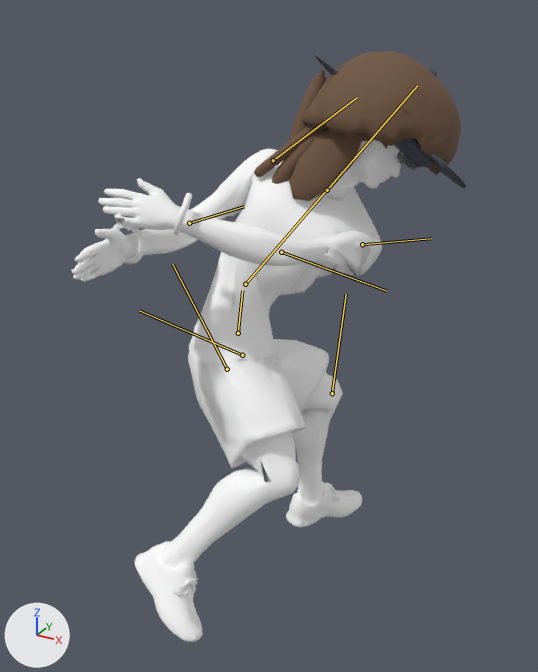
One commit to the glTF model art/blender/golfer-motion-r6.glb: the scene before it, then after it.
Before and after are seen from a 50 mm camera at (1.063, -1.748, 1.711) aimed at (0.113, -0.02, 0.847). Every picture has the same lights, and +X, +Y and +Z are marked at lower left. The older version comes first. Both versions are drawn at frame 12 of the action 'backhand_oi_left'; the numbers are the values there. The bones that change, and the others that lie on the model, are drawn over the model as lines.

Names of what the first picture shows: 'accessory_wristbandL', 'accessory_wristbandR', 'body', 'glasses_sport', 'hair_afro', 'hair_braids', 'hair_long', 'hair_ponytail', 'hair_wavy', 'headwear_backcap', 'headwear_beanie', 'headwear_bucket', 'headwear_cap', 'headwear_visor'.
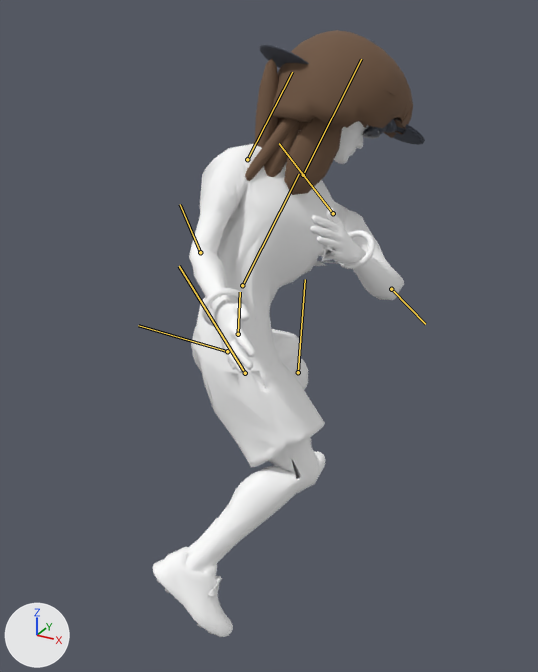
Changed parts and their boxes (x1, y1, x2, y2) in the pictures (538 x 672 px):
'body', posed
    before: (72, 139, 401, 642)
    after: (153, 121, 404, 637)
'hair_afro', posed (11% narrower, 13% shorter)
    before: (302, 51, 461, 175)
    after: (271, 30, 413, 138)
'hair_long', posed
    before: (272, 128, 388, 201)
    after: (264, 117, 367, 195)
'hair_ponytail', posed
    before: (288, 70, 326, 142)
    after: (255, 58, 278, 148)
'hair_braids', posed
    before: (254, 125, 322, 177)
    after: (245, 118, 298, 181)
'accessory_wristbandR', posed
    before: (113, 223, 145, 264)
    after: (202, 288, 247, 327)
'accessory_wristbandL', posed (90% wider, 7% shorter)
    before: (173, 193, 192, 235)
    after: (338, 230, 375, 269)
'headwear_backcap', posed (mostly hidden before)
    before: (314, 54, 338, 75)
    after: (259, 44, 309, 68)
'headwear_cap', posed
    before: (428, 154, 465, 188)
    after: (384, 126, 424, 145)
'headwear_beanie', posed (mostly hidden)
    before: (394, 65, 437, 168)
    after: (365, 39, 387, 134)
'headwear_bucket', posed
    before: (402, 139, 434, 168)
    after: (383, 119, 397, 133)
'glasses_sport', posed
    before: (397, 151, 418, 171)
    after: (362, 127, 381, 139)
'headwear_visor', posed (mostly hidden)
    before: (432, 153, 466, 187)
    after: (394, 118, 425, 141)
'glasses_round', posed (not visible before)
    after: (363, 127, 371, 137)
bone 'root', root to tip
    before: (238, 333) to (242, 290)
    after: (238, 334) to (240, 292)
bone 'hipL', root to tip
    before: (242, 355) to (139, 310)
    after: (227, 351) to (138, 325)
bone 'knL', root to tip
    before: (332, 393) to (346, 294)
    after: (298, 372) to (305, 279)
bone 'hipR', root to tip
    before: (227, 369) to (172, 264)
    after: (245, 373) to (179, 266)
bone 'spine', root to tip
    before: (245, 284) to (327, 189)
    after: (242, 285) to (299, 174)
bone 'head', root to tip
    before: (327, 190) to (417, 85)
    after: (303, 175) to (361, 59)
bone 'shL', root to tip
    before: (362, 244) to (431, 238)
    after: (333, 213) to (279, 143)
bone 'elL', root to tip
    before: (281, 252) to (387, 291)
    after: (391, 289) to (425, 324)
bone 'shR', root to tip
    before: (273, 160) to (357, 97)
    after: (247, 159) to (292, 72)
bone 'elR', root to tip
    before: (189, 223) to (244, 206)
    after: (200, 252) to (180, 204)

The change, as a list of edits to the scene's bpy script:
```text
Change bone_root:
    where bone_root = bpy.data.objects['ChainsRig'].pose.bones['root']
    bone_root.location: (0.0, -0.138, 0.0) -> (0.0, -0.141, 0.0)
    bone_root.rotation_quaternion: (0.798, -0.09, -0.592, 0.067) -> (0.929, -0.056, -0.366, 0.022)  # degrees (-38, -69, 37) -> degrees (-9, -43, 6)
Change bone_hipl:
    where bone_hipl = bpy.data.objects['ChainsRig'].pose.bones['hipL']  # child of 'root'
    bone_hipl.rotation_quaternion: (0.813, 0.512, 0.147, -0.234) -> (0.827, 0.523, 0.109, -0.172)  # degrees (61, 29, -15) -> degrees (63, 21, -11)
Change bone_knl:
    where bone_knl = bpy.data.objects['ChainsRig'].pose.bones['knL']  # child of 'hipL'
    bone_knl.rotation_quaternion: (0.855, -0.518, 0.0, 0.0) -> (0.877, -0.481, 0.0, 0.0)  # degrees (-62, 0, 0) -> degrees (-57, 0, 0)
Change bone_hipr:
    where bone_hipr = bpy.data.objects['ChainsRig'].pose.bones['hipR']  # child of 'root'
    bone_hipr.rotation_quaternion: (0.93, 0.338, -0.049, 0.135) -> (0.955, 0.266, -0.035, 0.124)  # degrees (39, -10, 13) -> degrees (30, -8, 13)
Change bone_spine:
    where bone_spine = bpy.data.objects['ChainsRig'].pose.bones['spine']  # child of 'root'
    bone_spine.rotation_quaternion: (0.657, -0.208, -0.693, 0.212) -> (0.762, -0.162, -0.606, 0.159)  # degrees (-95, -55, 95) -> degrees (-64, -61, 64)
Change bone_head:
    where bone_head = bpy.data.objects['ChainsRig'].pose.bones['head']  # child of 'spine'
    bone_head.rotation_quaternion: (0.749, 0.013, 0.663, 0.012) -> (0.796, 0.0, 0.605, 0.0)  # degrees (16, 83, 16) -> degrees (0, 74, 0)
Change bone_shl:
    where bone_shl = bpy.data.objects['ChainsRig'].pose.bones['shL']  # child of 'spine'
    bone_shl.rotation_quaternion: (0.431, 0.461, -0.725, -0.274) -> (0.741, 0.257, -0.405, -0.471)  # degrees (121, -22, -103) -> degrees (55, -21, -76)
Change bone_ell:
    where bone_ell = bpy.data.objects['ChainsRig'].pose.bones['elL']  # child of 'shL'
    bone_ell.rotation_quaternion: (0.939, 0.343, 0.0, 0.0) -> (0.582, 0.813, 0.0, 0.0)  # degrees (40, 0, 0) -> degrees (109, 0, 0)
Change bone_shr:
    where bone_shr = bpy.data.objects['ChainsRig'].pose.bones['shR']  # child of 'spine'
    bone_shr.rotation_quaternion: (0.987, 0.133, -0.012, 0.091) -> (0.989, 0.124, -0.009, 0.074)  # degrees (15, -3, 10) -> degrees (14, -2, 8)
Change bone_elr:
    where bone_elr = bpy.data.objects['ChainsRig'].pose.bones['elR']  # child of 'shR'
    bone_elr.rotation_quaternion: (0.881, 0.472, 0.0, 0.0) -> (0.878, 0.479, 0.0, 0.0)  # degrees (56, 0, 0) -> degrees (57, 0, 0)
```
